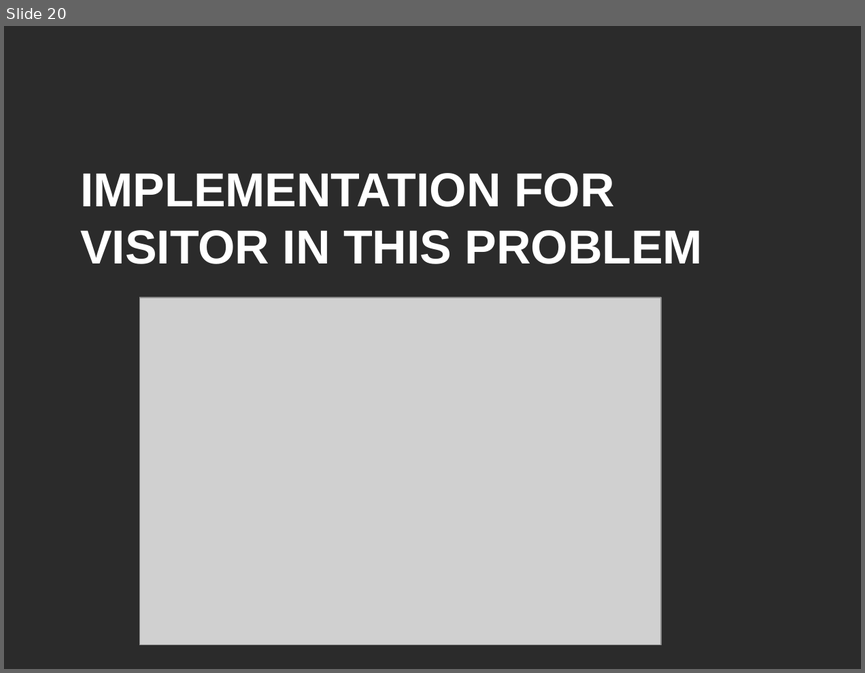
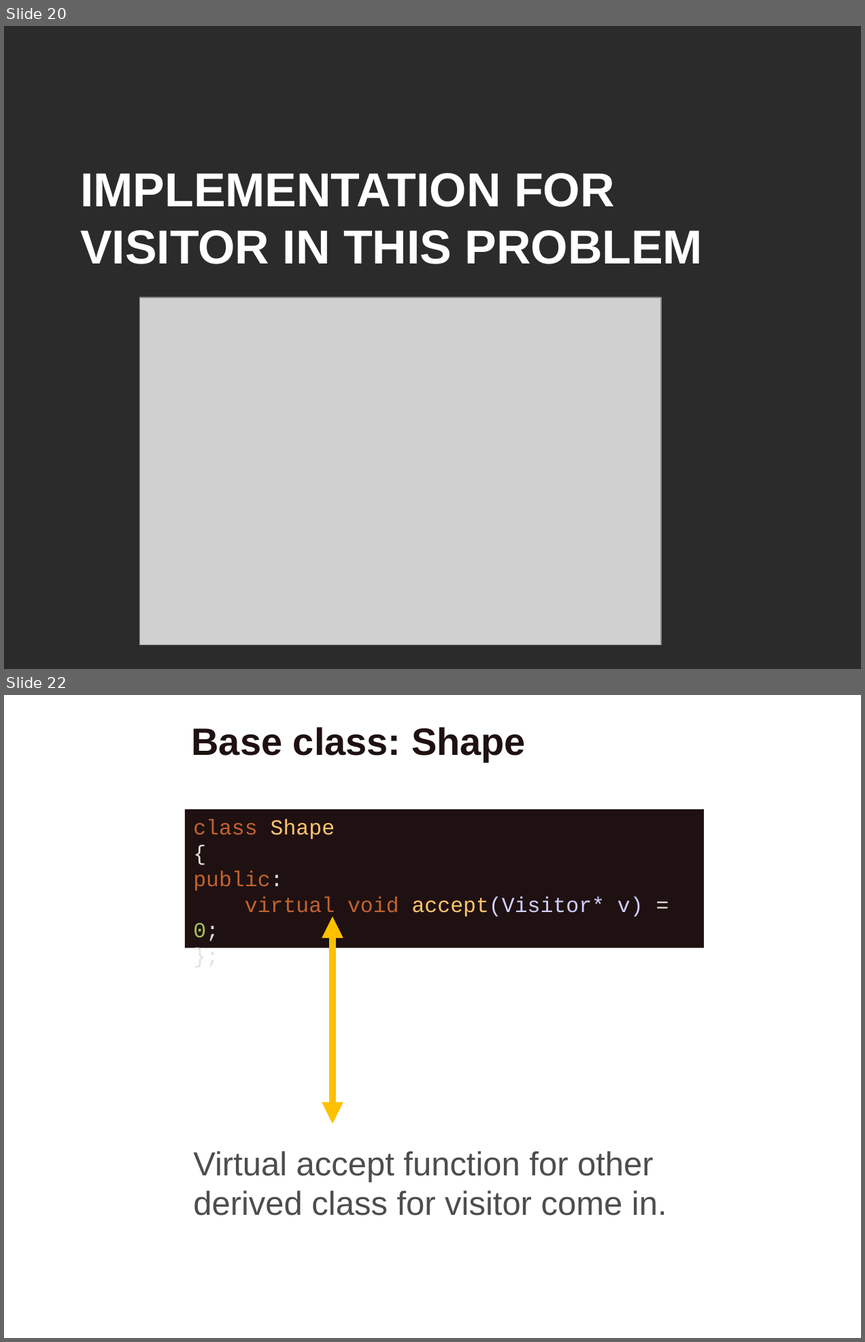
Before and after one commit to VThanhPhuc/CS202-Group-9, a slide deck: Design Pattern.pptx. Shown one above the other, each under a label of ours: slide 20 before the commit, slides 20 and 22 after it; the slides between them are not shown. The pictures are 865x673 and 865x1342 pixels, drawn with LibreOffice and Linux fonts; fonts in the diff are those of the drawing; grey boxes stand for pictures; background and template pictures are left out; a plain dark background stands for a picture behind light text. Boxes give left, top, right and bottom in pixels: in the first picture for what was removed or moved away, otherwise in the second. Text is boxed around its words. In the diff, an @@ line names an element or a change of style, - is before the commit and + after.

```diff
--- a/Design Pattern.pptx
+++ b/Design Pattern.pptx
@@ slide 22 added at (4, 695, 861, 1338), background picture (left out) @@
@@ title added at (192, 727, 526, 762), 32 pt, text #1F1111, bold @@
+Base class: Shape
@@ rectangle added at (185, 809, 704, 948), fill #1F1111, 18 pt, text #C26230 @@
+class Shape
+{
+public:
+virtual void accept(Visitor* v) = 0;
+};
@@ double arrow added from (332, 916) to (332, 1123), #FFC000 6 pt @@
@@ text added at (193, 1151, 667, 1215), 28 pt, text #4D4D4D @@
+Virtual accept function for other derived class for visitor come in.
```
Also in this commit, not shown: 1 slide changed, 20 other slides added, 7 slides removed, 1 other file.
